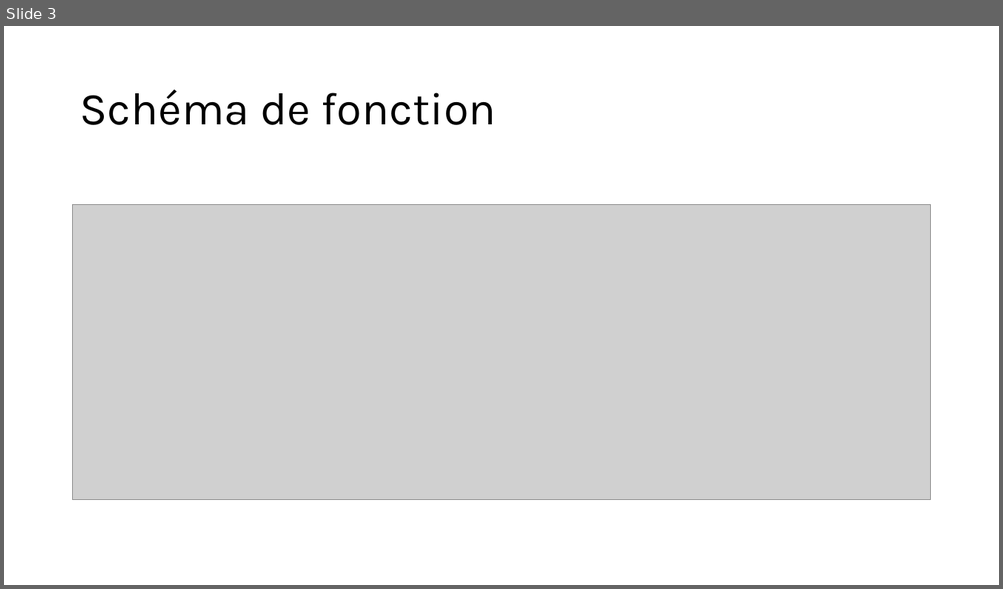
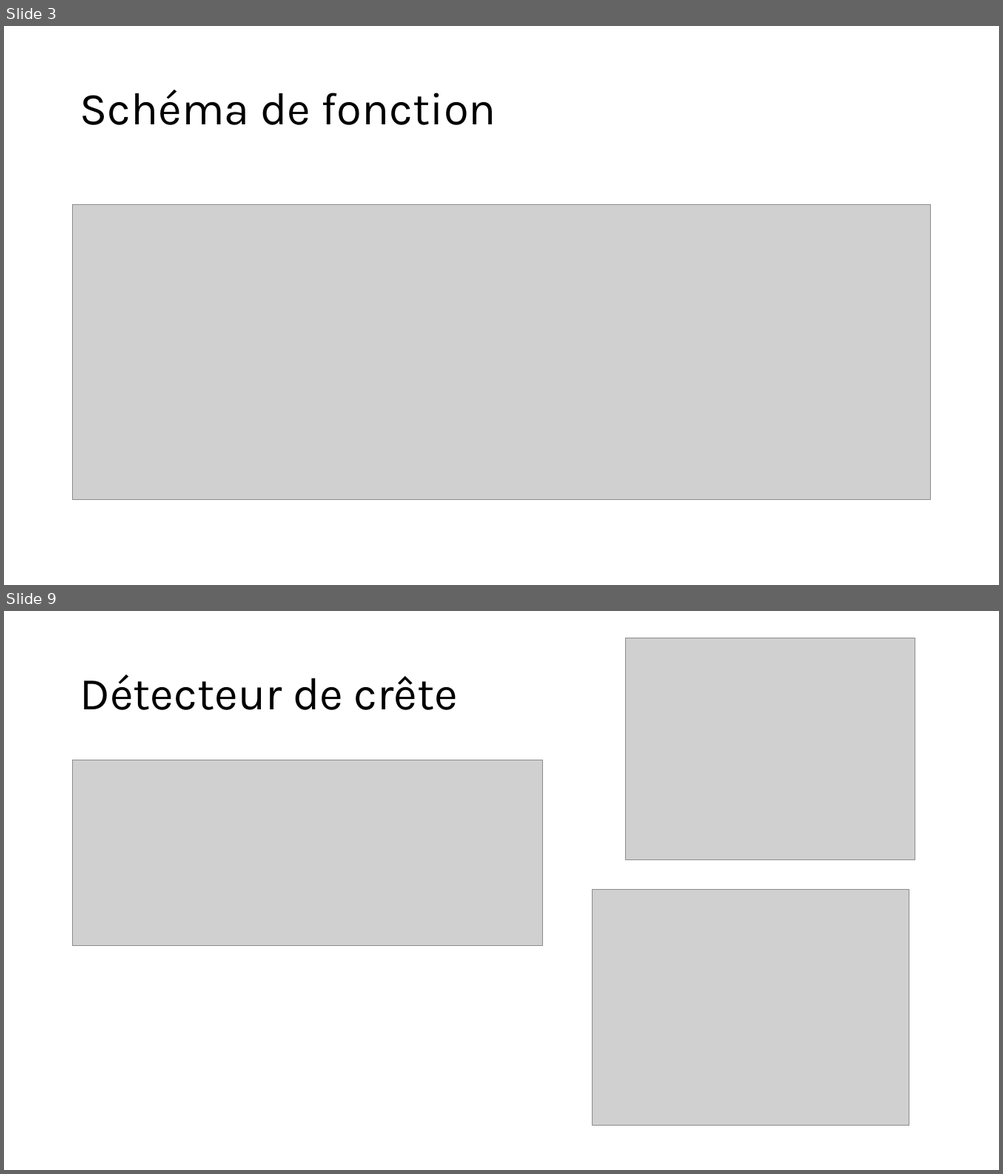
Before and after one commit to Varas10/ROBOT, a slide deck: La carte Suiveur.pptx. Shown one above the other, each under a label of ours: slide 3 before the commit, slides 3 and 9 after it; the slides between them are not shown. The pictures are 1003x589 and 1003x1174 pixels, drawn with LibreOffice and Linux fonts; fonts in the diff are those of the drawing; grey boxes stand for pictures. Boxes give left, top, right and bottom in pixels: in the first picture for what was removed or moved away, otherwise in the second. Text is boxed around its words. In the diff, an @@ line names an element or a change of style, - is before the commit and + after.

```diff
--- a/La carte Suiveur.pptx
+++ b/La carte Suiveur.pptx
@@ slide 9 added at bbox=[4, 611, 999, 1170], background #FFFFFF @@
@@ picture added at bbox=[626, 638, 915, 860] @@
@@ title added at bbox=[79, 675, 458, 710], 44 pt, text #000000 @@
+Détecteur de crête
@@ picture added at bbox=[73, 760, 543, 946] @@
@@ picture added at bbox=[592, 890, 909, 1127] @@
```
Also in this commit, not shown: 1 slide changed, 4 other slides added, 1 other file.
